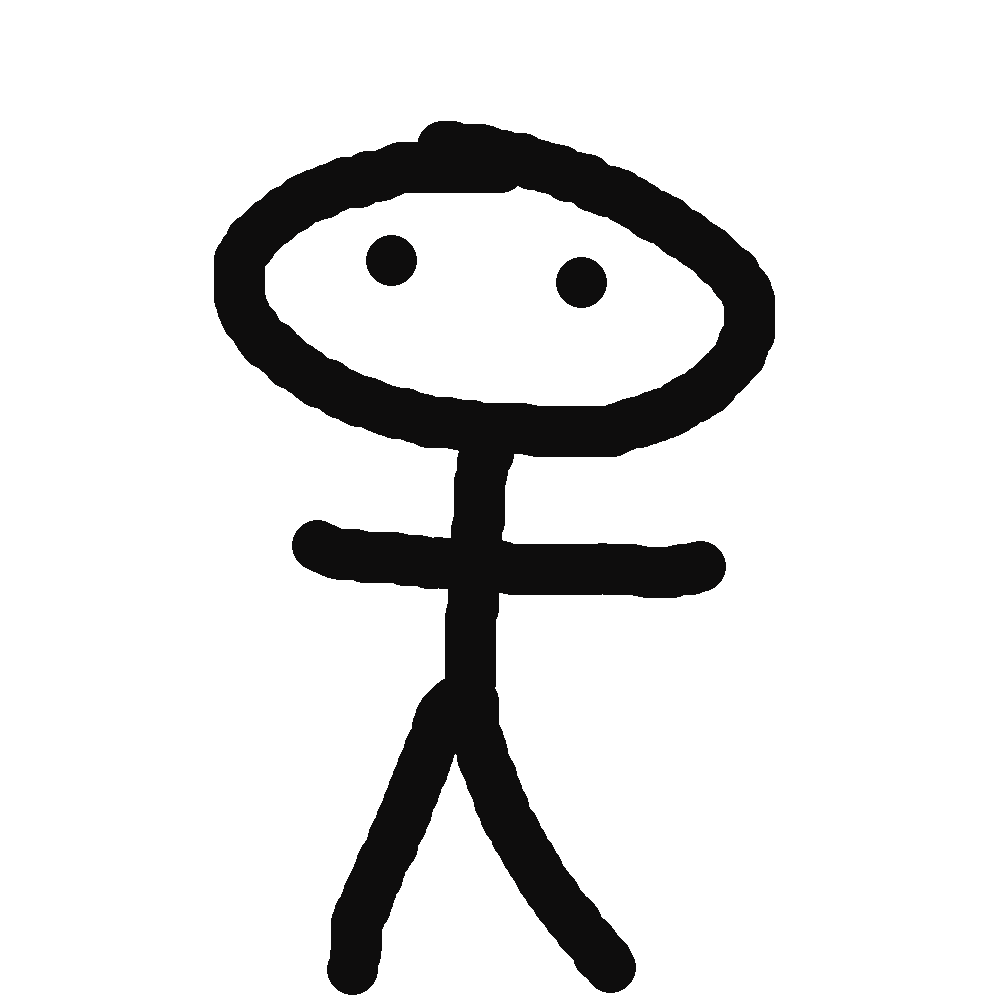
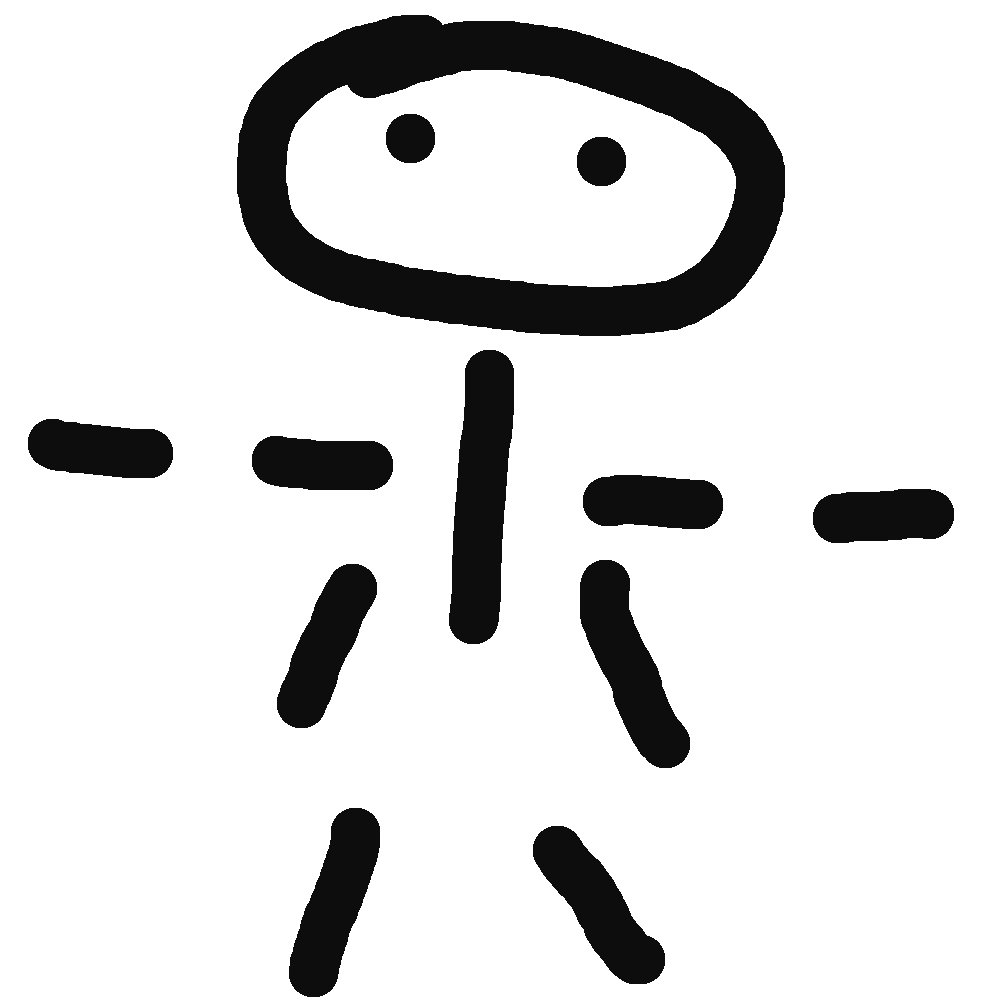
Layered file, before and after one edit (1000px x 1000px). Changes by layer:
removed layer "Background" over 214, 121, 775, 995
added layer "Arm_Lower_R" above "Leg_Lower_R" over 813, 489, 954, 543
added layer "Leg_Lower_R" above "Leg_Upper_R" over 533, 826, 665, 984
added layer "Leg_Upper_R" above "Arm_Upper_R" over 580, 560, 690, 768
added layer "Arm_Upper_R" above "Head" over 583, 475, 723, 529
added layer "Head" above "Body" over 237, 15, 785, 336
added layer "Body" above "Leg_Lower_L" over 449, 350, 514, 644
added layer "Leg_Lower_L" above "Arm_Upper_L" over 289, 808, 380, 997
added layer "Arm_Upper_L" above "Leg_Upper_L" over 252, 436, 393, 490
added layer "Leg_Upper_L" above "Arm_Lower_L" over 277, 564, 377, 728
added layer "Arm_Lower_L" over 28, 419, 173, 478
